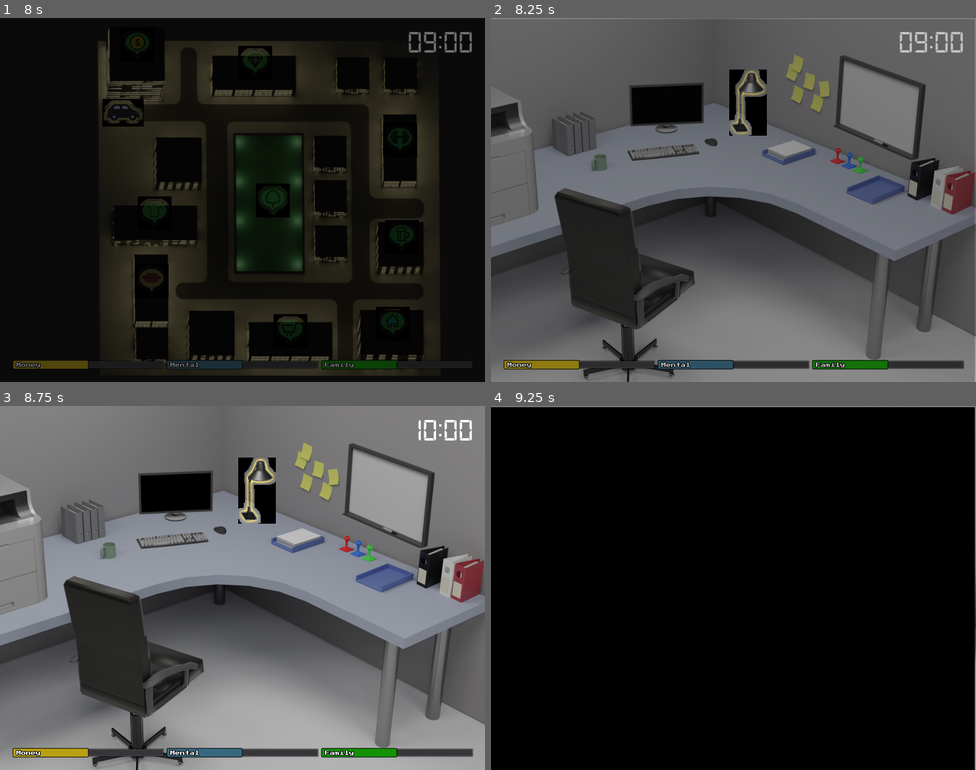
Above: before the commit, frames 1-4 (two rows, left to right).
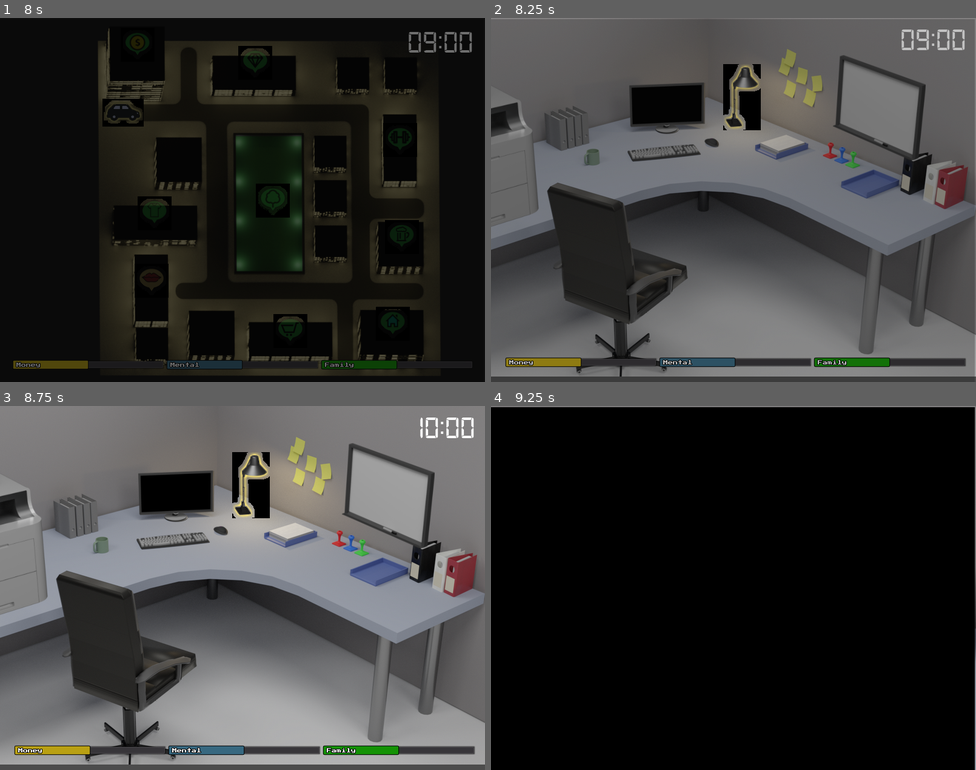
Above: after the commit, the same moments.

Repository: Trizalio/LifeLoop
Game: Godot game, scene res://scenes/main.tscn
Same seed, same stepped clock (60 frames per second), same inputs: the game is played once before the commit and once after it. The engine's default icon, where the game draws it, is replaced by a stand-in: a white triangle on a blue panel in a dark square.
Inputs:
- Up to frame 1 (8 s): click "Press any button to start" at 0.5 s; click "Press any button to start" at 1.25 s; tap Enter at 2 s; hold Right (ui_right) 2.03-2.78 s; tap Space at 2.27, 2.75, 3.02, 4.52, 5.27, 6.02, 7.52 s; hold Down (ui_down) 2.78-3.53 s; hold Right (ui_right) 3.53-4.28 s; hold Up (ui_up) 4.28-5.03 s; hold Left (ui_left) 5.03-6.53 s; hold Down (ui_down) 6.53-7.28 s; hold Right (ui_right) from 7.28 s (still down)
- Up to frame 2 (8.25 s): release Right (ui_right) at 8.03 s; hold Up (ui_up) from 8.03 s (still down)
- Up to frame 3 (8.75 s): keep holding Up (ui_up); tap Space at 8.27 s
- Up to frame 4 (9.25 s): release Up (ui_up) at 8.78 s; hold Right (ui_right) from 8.78 s (still down); tap Space at 9.02 s

Frame 1 is identical in both runs. In frame 2, 16% of the frame differs, in the area x 0-100%, y 3-100%; in frame 3, 19%; in frame 4, nothing differs.

Commit message:
office lighting

Diff:
--- a/scenes/office.tscn
+++ b/scenes/office.tscn
@@ -6,16 +6,36 @@
 [ext_resource path="res://scenes/glow.tres" type="Material" id=4]
 [ext_resource path="res://scenes/office.gd" type="Script" id=5]
 [ext_resource path="res://art/office/office.png" type="Texture" id=6]
+[ext_resource path="res://art/office/office_light.png" type="Texture" id=7]
 [ext_resource path="res://art/audio/office.wav" type="AudioStream" id=8]
 [ext_resource path="res://art/office/printer.png" type="Texture" id=9]
 [ext_resource path="res://art/office/whiteboard_office.png" type="Texture" id=10]
 [ext_resource path="res://scenes/bars.tscn" type="PackedScene" id=11]
 [ext_resource path="res://art/audio/negative.wav" type="AudioStream" id=12]
 
+[sub_resource type="SpriteFrames" id=1]
+animations = [ {
+"frames": [ ExtResource( 6 ) ],
+"loop": true,
+"name": "default",
+"speed": 5.0
+}, {
+"frames": [ ExtResource( 7 ) ],
+"loop": true,
+"name": "lighting",
+"speed": 5.0
+}, {
+"frames": [  ],
+"loop": true,
+"name": "New Anim",
+"speed": 5.0
+} ]
+
 [node name="office" type="Node"]
 script = ExtResource( 5 )
 
 [node name="background" type="ColorRect" parent="."]
+visible = false
 anchor_right = 1.0
 anchor_bottom = 1.0
 color = Color( 0.0666667, 0.0666667, 0.0666667, 1 )
@@ -23,9 +43,10 @@
 "_edit_use_anchors_": false
 }
 
-[node name="Sprite" type="Sprite" parent="."]
-position = Vector2( -200, 0 )
-texture = ExtResource( 6 )
+[node name="Sprite" type="AnimatedSprite" parent="."]
+position = Vector2( -212, -9 )
+frames = SubResource( 1 )
+animation = "lighting"
 centered = false
 
 [node name="items" type="Node2D" parent="."]
@@ -45,7 +66,7 @@
 texture = ExtResource( 1 )
 
 [node name="lamp" type="Sprite" parent="items"]
-position = Vector2( 423.526, 139.142 )
+position = Vector2( 413.526, 130.142 )
 scale = Vector2( 0.826482, 0.826482 )
 texture = ExtResource( 2 )
 
@@ -64,3 +85,7 @@
 autoplay = true
 
 [node name="bars" parent="." instance=ExtResource( 11 )]
+margin_left = 3.66742
+margin_top = -5.33484
+margin_right = 3.66742
+margin_bottom = -5.33484
Not shown: 1 places in scenes/office.tscn that only renumber resources
